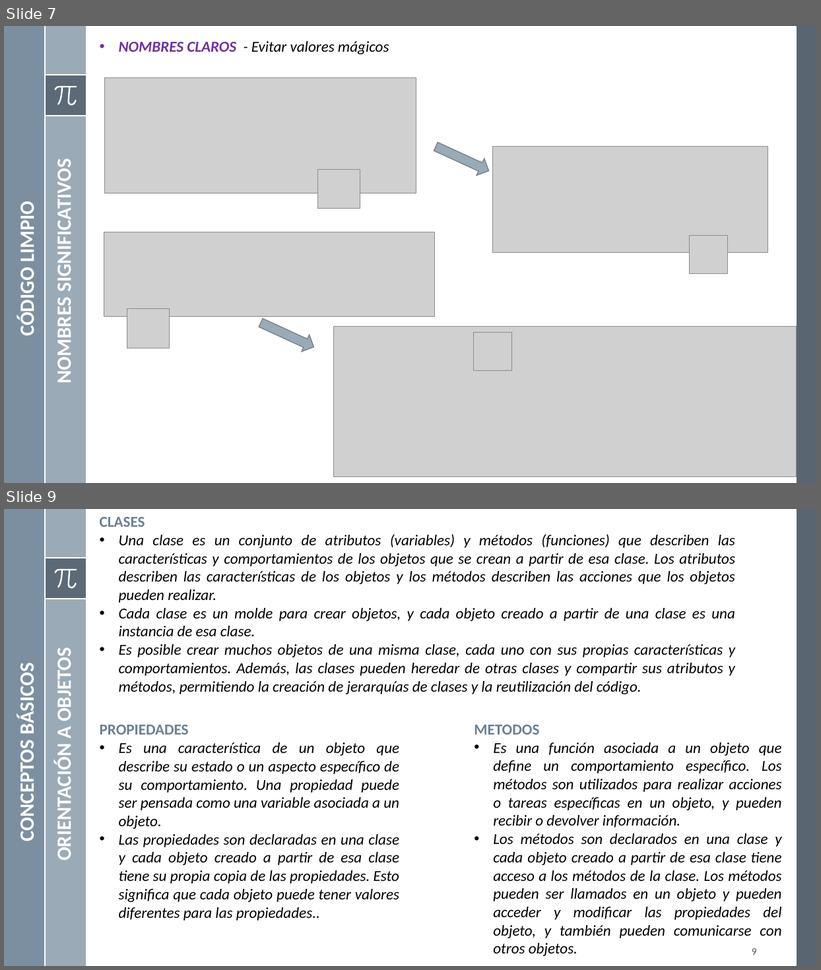
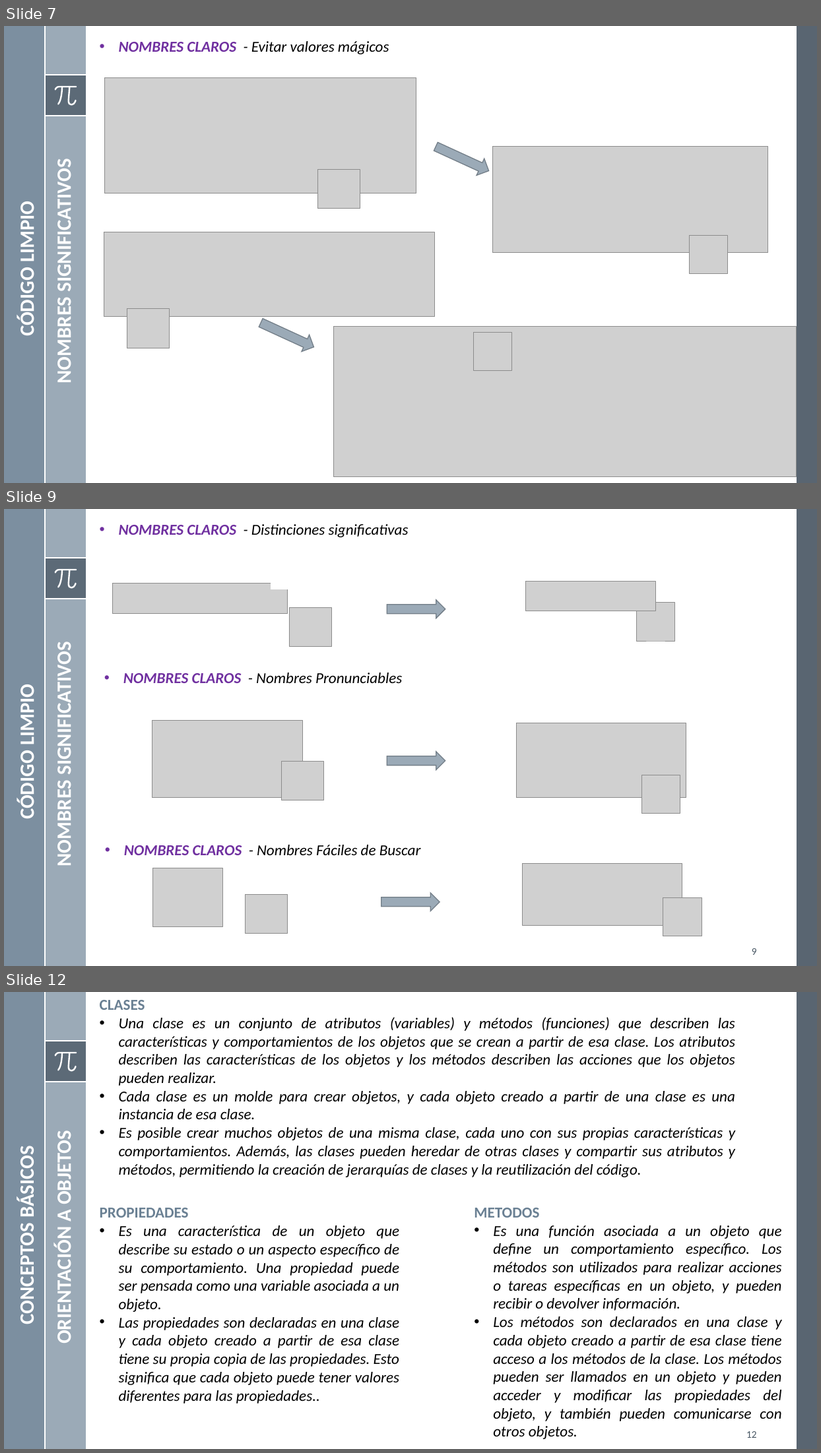
Before and after one commit to mgutierreza/Know, a slide deck: Programacion/POO/POO Buenas Practicas.pptx. Shown one above the other, each under a label of ours: slides 7 and 9 before the commit, slides 7, 9 and 12 after it; the slides between them are not shown. The pictures are 821x970 and 821x1453 pixels, drawn with LibreOffice and Linux fonts; fonts in the diff are those of the drawing; grey boxes stand for pictures. Boxes give left, top, right and bottom in pixels: in the first picture for what was removed or moved away, otherwise in the second. Text is boxed around its words. In the diff, an @@ line names an element or a change of style, - is before the commit and + after.

```diff
--- a/Programacion/POO/POO Buenas Practicas.pptx
+++ b/Programacion/POO/POO Buenas Practicas.pptx
@@ slide 9 added at (4,509,817,966), background #FFFFFF; not listed: 8 template elements that a slide beside it also shows @@
@@ text added at (119,524,409,537), 18 pt, text #000000, italic @@
+• NOMBRES CLAROS - Distinciones significativas
@@ picture added at (113,584,287,614) @@
@@ rectangle added at (271,580,295,590), fill #FFFFFF, outline #FFFFFF 1 pt @@
@@ picture added at (525,582,656,611) @@
@@ picture added at (289,607,331,646) @@
@@ right arrow added at (387,600,446,618), fill #9BAAB7, outline #737E87 1 pt @@
@@ picture added at (636,603,675,642) @@
@@ text added at (52,655,77,865), 24 pt, text #FFFFFF, bold @@
+NOMBRES SIGNIFICATIVOS
@@ text added at (123,673,402,683), 18 pt, text #000000, italic @@
+• NOMBRES CLAROS - Nombres Pronunciables
@@ text added at (15,690,40,818), 24 pt, text #FFFFFF, bold @@
+CÓDIGO LIMPIO
@@ picture added at (152,721,303,798) @@
@@ picture added at (516,723,686,797) @@
@@ picture added at (282,762,323,801) @@
@@ right arrow added at (387,752,446,770), fill #9BAAB7, outline #737E87 1 pt @@
@@ picture added at (642,776,680,814) @@
@@ text added at (124,845,421,855), 18 pt, text #000000, italic @@
+• NOMBRES CLAROS - Nombres Fáciles de Buscar
@@ picture added at (523,864,682,925) @@
@@ picture added at (153,868,223,927) @@
@@ picture added at (246,894,288,933) @@
@@ right arrow added at (382,893,440,912), fill #9BAAB7, outline #737E87 1 pt @@
@@ picture added at (663,898,702,937) @@
@@ page number added at (752,949,757,955), 12 pt, text #465562 @@
+9
@@ what was slide 9 is now slide 12 @@
@@ page number at (746,1432,757,1438): text changed @@
-9
+12
```
Also in this commit, not shown: 2 slides changed, 2 other slides added.
